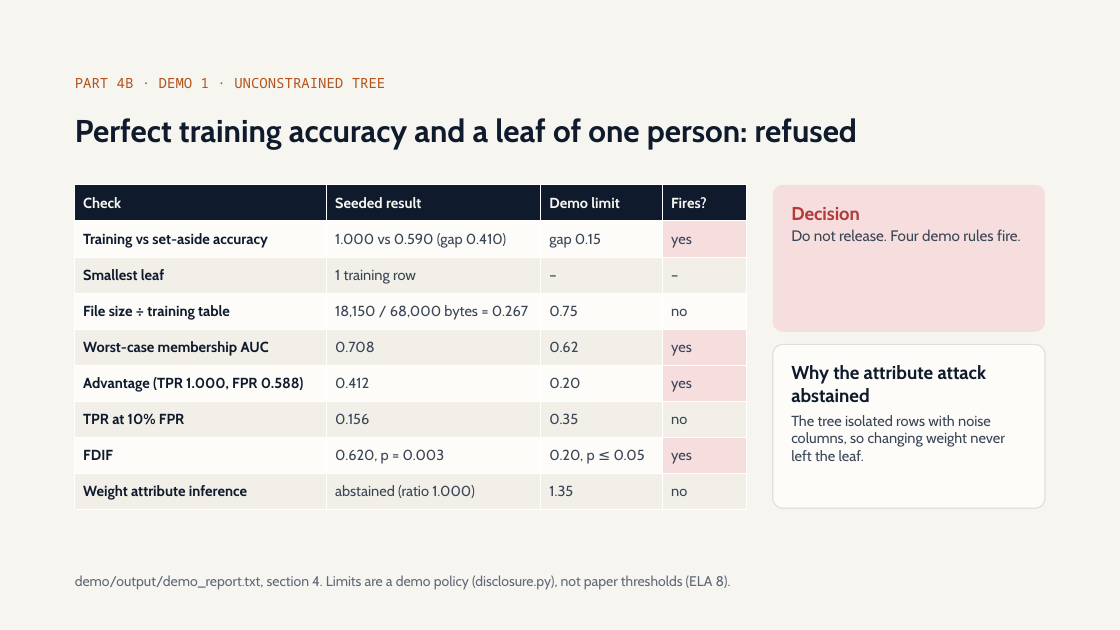
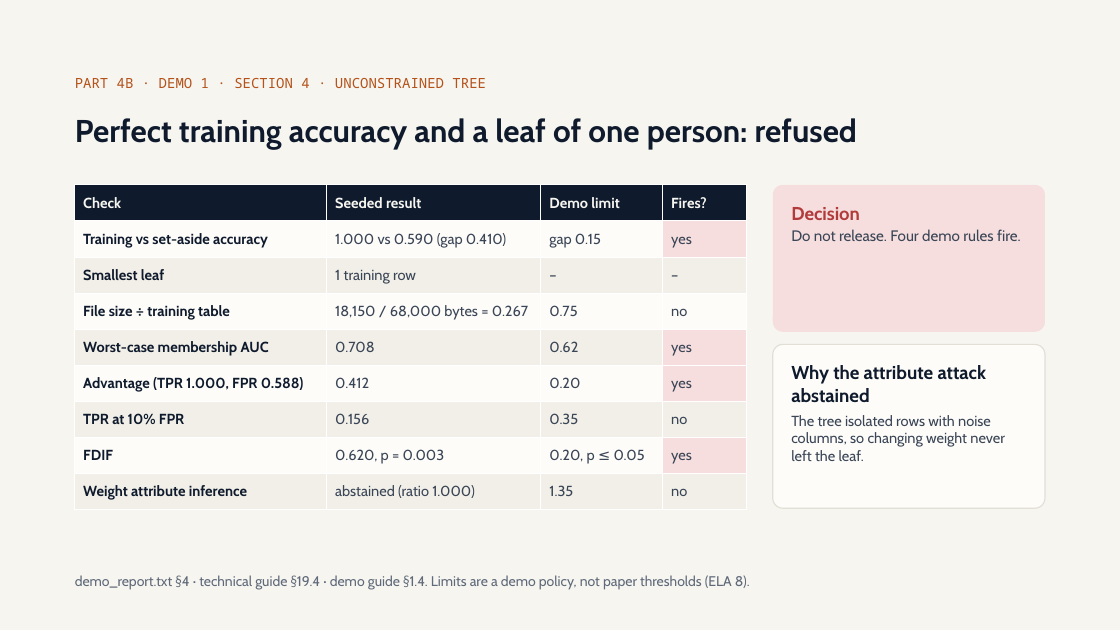
Before and after one commit to olonok69/graimatter_ML, a slide deck: slide 44 of docs/Adversarial_ML.pptx (slide 43 before the commit). Drawn at 1120x630 pixels with LibreOffice and Linux fonts; fonts in the diff are those of the drawing. Boxes give left, top, right and bottom in pixels: in the first picture for what was removed or moved away, otherwise in the second. Text is boxed around its words. In the diff, an @@ line names an element or a change of style, - is before the commit and + after.

```diff
--- a/docs/Adversarial_ML.pptx
+++ b/docs/Adversarial_ML.pptx
@@ text at <box>75,78,486,88</box>: text changed @@
-PART 4B · DEMO 1 · UNCONSTRAINED TREE
+PART 4B · DEMO 1 · SECTION 4 · UNCONSTRAINED TREE
@@ text at <box>75,575,750,590</box>: text changed @@
-demo/output/demo_report.txt, section 4. Limits are a demo policy (disclosure.py), not paper thresholds (ELA 8).
+demo_report.txt §4 · technical guide §19.4 · demo guide §1.4. Limits are a demo policy, not paper thresholds (ELA 8).
```
Also in this commit, not shown: 23 other slides changed, 1 slide added, 14 other files.
